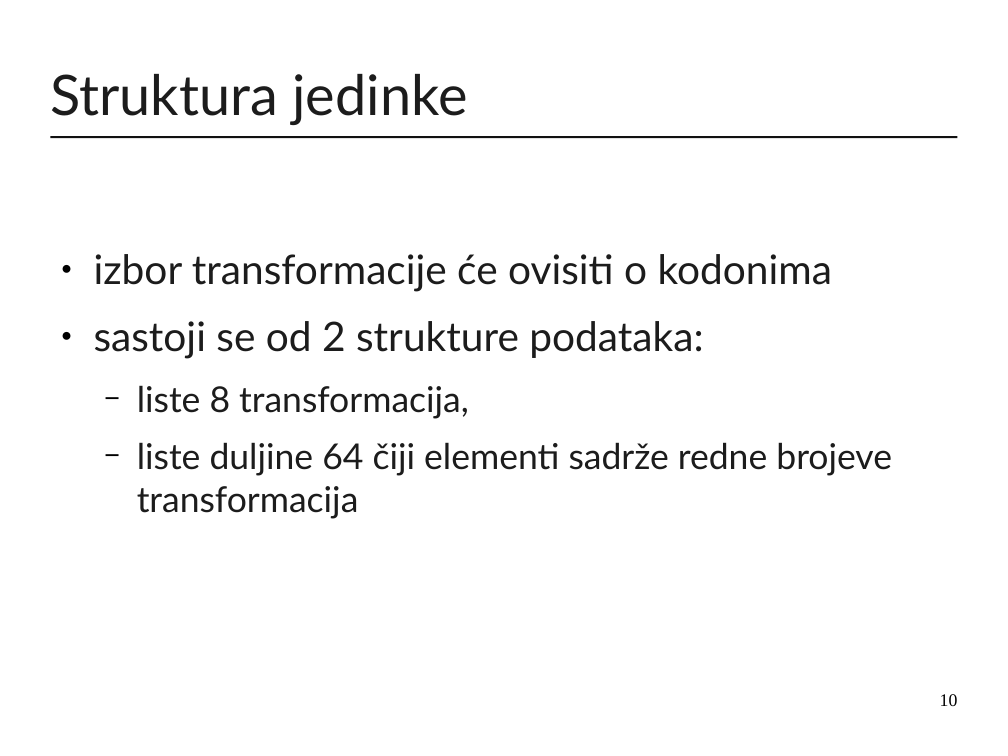
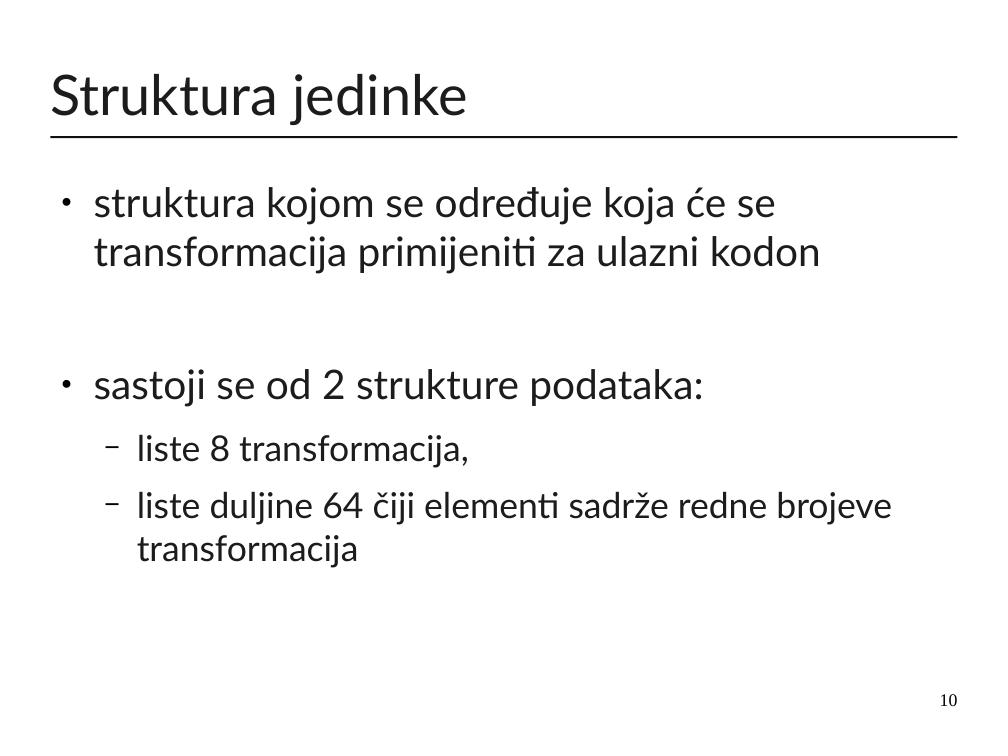
Before and after one commit to mirjamsk/DNAdrivenIFS, a slide deck: slide 10 of CD_bundle/prezentacija.odp. Drawn at 1008x756 pixels with LibreOffice and Linux fonts; fonts in the diff are those of the drawing. Boxes give left, top, right and bottom in pixels: in the first picture for what was removed or moved away, otherwise in the second. Text is boxed around its words. In the diff, an @@ line names an element or a change of style, - is before the commit and + after.

```diff
--- a/CD_bundle/prezentacija.odp
+++ b/CD_bundle/prezentacija.odp
@@ text at bbox=[94, 187, 821, 274]: text changed @@
-● izbor transformacije će ovisiti o kodonima
+● struktura kojom se određuje koja će se transformacija primijeniti za ulazni kodon
```
Also in this commit, not shown: 2 slides added, 1 other file.
